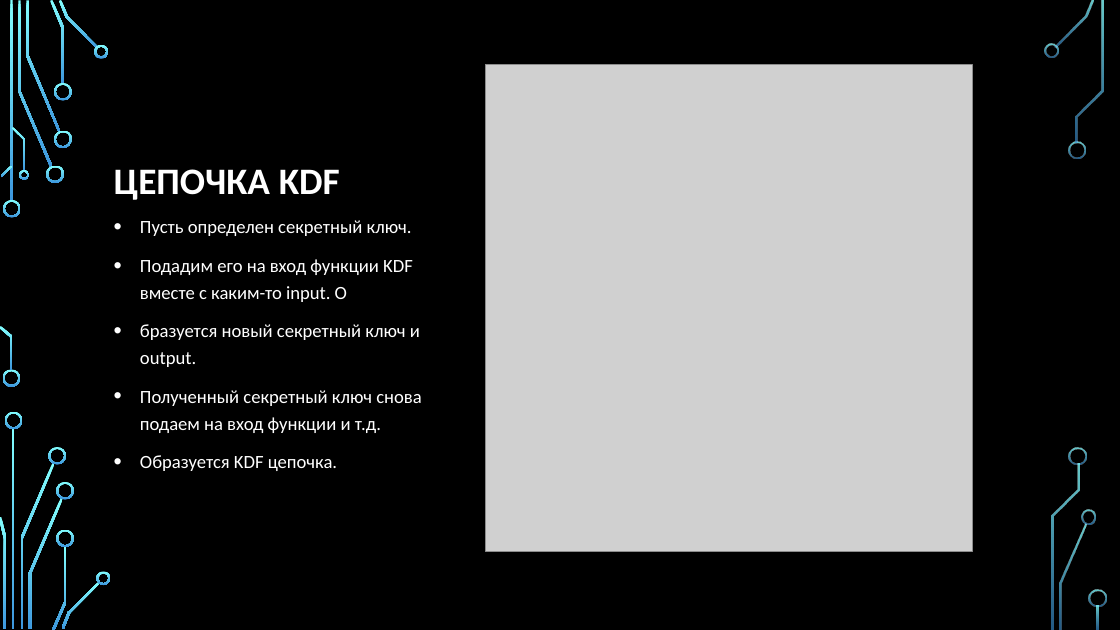
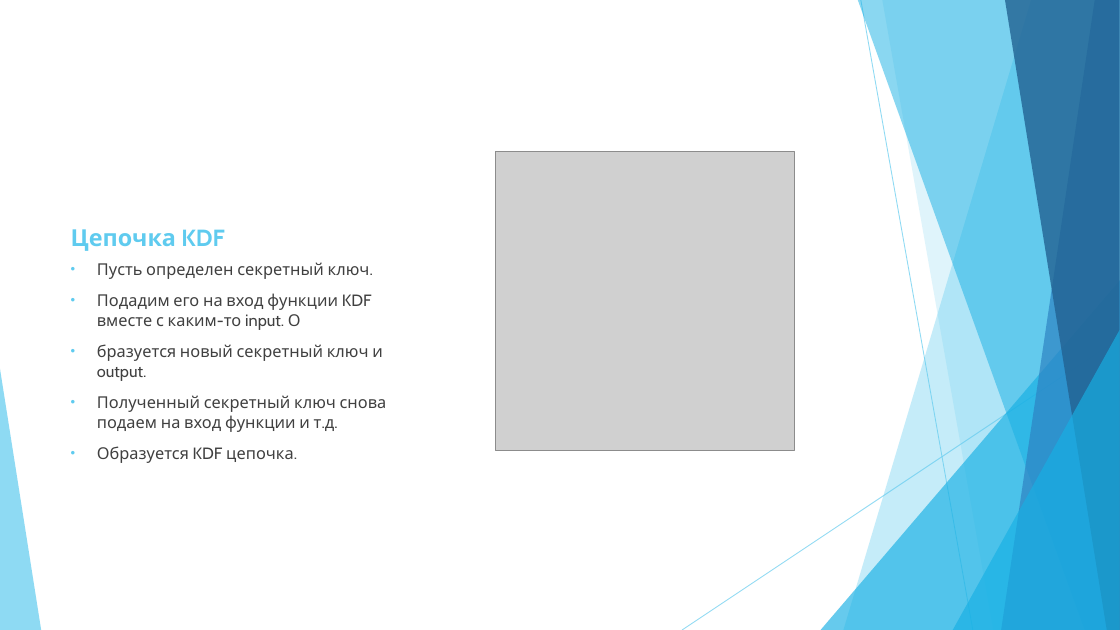
Before and after one commit to natallia-zzz/messenger_crypt, a slide deck: slide 9 of SignalProtocol.pptx (slide 5 before the commit). Drawn at 1120x630 pixels with LibreOffice and Linux fonts; fonts in the diff are those of the drawing; grey boxes stand for pictures; background and template pictures are left out. Boxes give left, top, right and bottom in pixels: in the first picture for what was removed or moved away, otherwise in the second. Text is boxed around its words. In the diff, an @@ line names an element or a change of style, - is before the commit and + after.

```diff
--- a/SignalProtocol.pptx
+++ b/SignalProtocol.pptx
@@ background picture (left out) to #FFFFFF @@
@@ picture: place and size @@
-picture at (486, 65, 973, 552)
+picture at (496, 152, 795, 451)
@@ title at (71, 229, 225, 251): text changed; size 32 to 20 pt; font Calibri to Cabin; text colour #FFFFFF to #5FCBEF @@
-ЦЕПОЧКА KDF
+Цепочка KDF
@@ text "Пусть определен секретный ключ.": place and size @@
-text "Пусть определен секретный ключ." at (140, 220, 421, 471)
+text "Пусть определен секретный ключ." at (97, 262, 387, 463)
@@ text "Пусть определен секретный ключ." at (97, 262, 387, 463): size 16 to 14 pt, font Calibri to Cabin, text colour #FFFFFF to #404040; line spacing 1.2 to 1 @@
@@ group added at (0, 0, 1120, 630): 5 freeform shapes, 3 triangles, 2 lines @@
@@ group removed at (0, 0, 1107, 630): 33 freeform shapes, 3 rectangles @@
```
Also in this commit, not shown: 13 other slides changed, 5 slides added, 1 slide removed, 2 other files.
